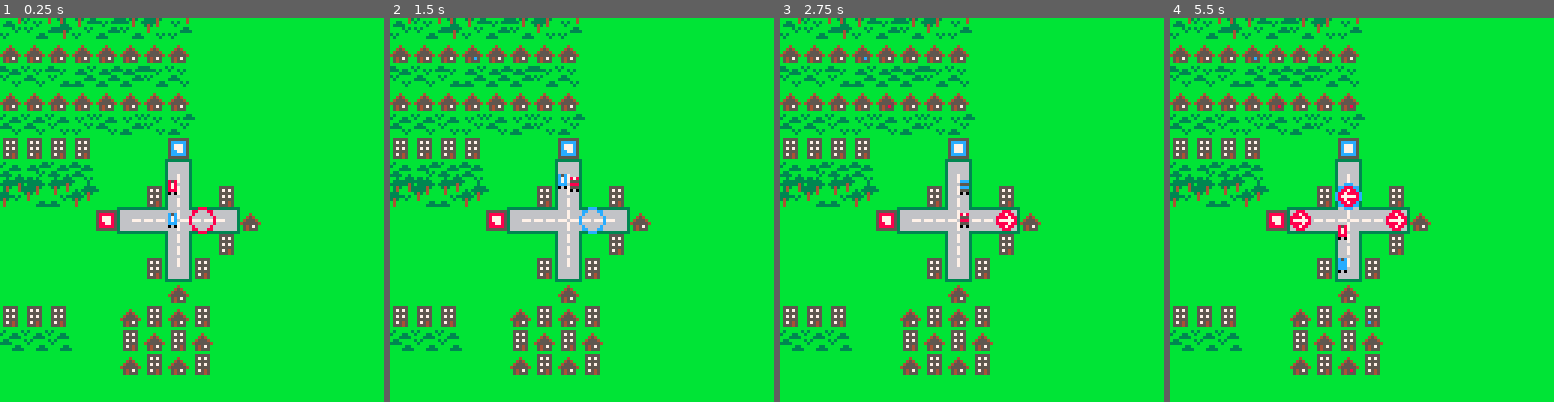
Above: before the commit, frames 1-4 (left to right).
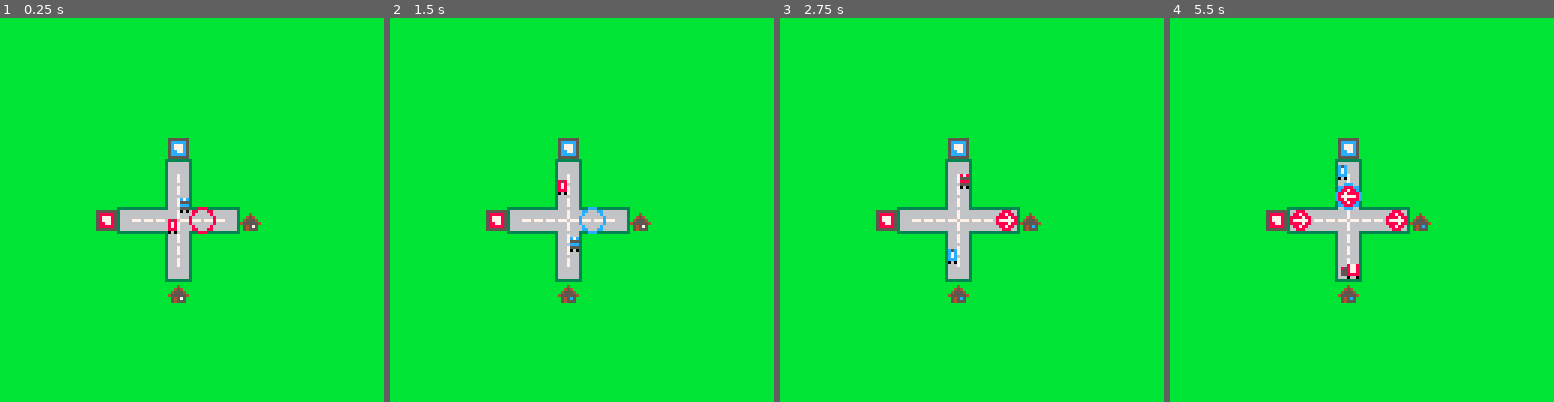
Above: after the commit, the same moments.

Repository: eddyashton/ld53
Game: PICO-8 cartridge delivery.p8
Same seed, same stepped clock (60 frames per second), same inputs: the game is played once before the commit and once after it.
Inputs:
- Up to frame 1 (0.25 s): no input
- Up to frame 2 (1.5 s): tap X (X key) at 0.33, 1.07 s; tap O (Z key) at 0.7 s
- Up to frame 3 (2.75 s): hold Right 1.6-2.1 s; tap O (Z key) at 1.7, 2.1, 2.5 s; tap X (X key) at 1.85 s; hold Up 2.15-2.42 s; hold Right from 2.47 s (still down)
- Up to frame 4 (5.5 s): tap O (Z key) every 0.4 s from 2.9 to 5.3 s; tap X (X key) at 2.97, 4.08, 5.2 s; release Right at 3.03 s; hold Left 3.08-3.58 s; hold Down 3.63-3.97 s; hold Right 4.02-4.68 s; hold Up 4.73-5.03 s; hold Left from 5.08 s (still down)

The runs differ from the first frame. In frame 1, 12% of the frame differs, in the area x 0-61%, y 0-93%; in frame 2, 12%; in frame 3, 12%; in frame 4, 12%, in the area x 0-67%, y 0-93%.

Commit message:
Delivery!

Diff:
--- a/delivery.p8
+++ b/delivery.p8
@@ -41,14 +41,27 @@
 
 _dbg_out = "dbg.out"
 
+function is_adj(_a, _b)
+ return
+  (_a.y == _b.y and (_a.x == _b.x-1 or _a.x == _b.x+1)) or
+  (_a.x == _b.x and (_a.y == _b.y-1 or _a.y == _b.y+1))
+end
+
 function adjacent_depot(c, blue)
  for d in all(depots) do
-  if d.blue == blue then
-   if
-    (c.y == d.pos.y and (c.x == d.pos.x-1 or c.x == d.pos.x+1)) or
-    (c.x == d.pos.x and (c.y == d.pos.y-1 or c.y == d.pos.y+1))
-    then
-     return d
+  if d.blue == blue and is_adj(c, d.pos) then
+   return d
+  end
+ end
+end
+
+function adjacent_demand(c, blue)
+ for d in all(dests) do
+  if is_adj(c, d.pos) then
+   for i, b in pairs(d.demand) do
+    if b == blue then
+     return d, i
+    end
    end
   end
  end
@@ -80,7 +93,11 @@
   end
  else
   -- if you're adjacent to a building, drop off!
-  --local adj_bld = adjacent_building(c, tr.blue)
+  local dest, to_remove = adjacent_demand(c, tr.blue)
+  if dest != nil then
+   tr.full = false
+   deli(dest.demand, to_remove)
+  end
  end
  return false
 end
@@ -307,6 +324,8 @@
  target.dir = nil
 
  next_demand_increase = t() + 1
+ score = 0
+ recent_scores = {}
 end
 
 function _init()
@@ -770,19 +789,19 @@
 00000000000000000000000000000000000000000000000000000000000000000000000000000000000000000000000000000000000000000000000000000000
 00000000000000000000000000000000000000000000000000000000000000000000000000000000000000000000000000000000000000000000000000000000
 00000000000000000000000000000000000000000000000000000000000000000000000000000000000000000000000000000000000000000000000000000000
-000000000000000000000000000000000000000000000000000000000000000033333333bbbbbbbbbbbbbbbbbbbbbb6bb6336bb6bb6bb633bbb6bbbbbb6bbbbb
-000000000000000000000000000000000000000000000000000000000000000055555555bbbbbbbbbbb666bb6666bb6bb6336bb6bb6bb633b666bb666b66666b
-000000000000000000000000000000000000000000000000000000000000000033333333bbbbbbbbbbb656bb6556bb6b6666666666666666b636666366656b6b
-000000000000000000000000000000000000000000000000000000000000000055555555bbbbbbbbbbb666666666bb6bb633655655655633b6355553656b6b6b
-000000000000000000000000000000000000000000000000000000000000000033333333bbbbbbbbbbb655555556bb6bb633655655655633b63555536565666b
-00000000000000000000000000000000000000000000000000000000000000009999bbbcbbbbbbbbbbc653111116bb6b66666666666666666666666666666566
-00000000000000000000000000000000000000000000000000000000000000003333bbb6bbbbbbbb6666111111166666b6556336556336bbb63633633655656b
-00000000000000000000000000000000000000000000000000000000000000003333bb96b9bbbbbbbb86111111116bbbb65563365c6336bbb66666666653656b
+0000000000000000000000000000000000000000000000000000000000000000bbbbbbbbbbbbbbbbbbbbbbbbbbbbbb6bb6336bb6bb6bb633bbb6bbbbbb6bbbbb
+0000000000000000000000000000000000000000000000000000000000000000bbbbbbbbbbbbbbbbbbb666bb6666bb6bb6336bb6bb6bb633b666bb666b66666b
+0000000000000000000000000000000000000000000000000000000000000000bbbbbbbbbbbbbbbbbbb656bb6556bb6b6666666666666666b636666366656b6b
+0000000000000000000000000000000000000000000000000000000000000000bbbbbbbbbbbbbbbbbbb666666666bb6bb633655655655633b6355553656b6b6b
+0000000000000000000000000000000000000000000000000000000000000000bbbbbbbbbbbbbbbbbbb655555556bb6bb633655655655633b63555536565666b
+0000000000000000000000000000000000000000000000000000000000000000bbbbbbbcbbbbbbbbbbc653111116bb6b66666666666666666666666666666566
+0000000000000000000000000000000000000000000000000000000000000000bbbbbbb6bbbbbbbb6666111111166666b6556336556336bbb63633633655656b
+0000000000000000000000000000000000000000000000000000000000000000bbbbbbb6bbbbbbbbbb86111111116bbbb65563365c6336bbb66666666653656b
 0000000000000000000000000000000000000000000000000000000000000000bbbb8666665bbbbbbbb6111111116bbb6666666666666666b56b56555553666b
-0000000000000000000000000000000000000000000000000000000000000000bbbbbbb6b9bbbbbbbbb6111111116bbb3655655633633633b56556b83c55636b
-0000000000000000000000000000000000000000000000000000000000000000bbbbbb969bbbbbbbbb66331111556bbb36586556336336336663666636666666
+0000000000000000000000000000000000000000000000000000000000000000bbbbbbb6bbbbbbbbbbb6111111116bbb3655655633633633b56556b83c55636b
+0000000000000000000000000000000000000000000000000000000000000000bbbbbbb6bbbbbbbbbb66331111556bbb36586556336336336663666636666666
 0000000000000000000000000000000000000000000000000000000000000000bbbbbbb5bbbbbbbbb6666333115566666666666666666666b6356b655356bb63
-0000000000000000000000000000000000000000000000000000000000000000999bb5959bbbbbbbb655663311556bbbb6556336556556bbb6356b6333566663
-0000000000000000000000000000000000000000000000000000000000000000333bb9595bbbbbbbb655566666666bbbb6556336556556bbb6656b6555555653
-0000000000000000000000000000000000000000000000000000000000000000bbbbb5959bbbbbbbb66666bbbbbb666b6666666666666666b3666b6666666653
+0000000000000000000000000000000000000000000000000000000000000000bbbbbbbbbbbbbbbbb655663311556bbbb6556336556556bbb6356b6333566663
+0000000000000000000000000000000000000000000000000000000000000000bbbbbbbbbbbbbbbbb655566666666bbbb6556336556556bbb6656b6555555653
+0000000000000000000000000000000000000000000000000000000000000000bbbbbbbbbbbbbbbbb66666bbbbbb666b6666666666666666b3666b6666666653
 0000000000000000000000000000000000000000000000000000000000000000bbbbbbbbbbbbbbbbbbbbbbbbbbbbbb6bb6bb6bb6bb6bb633bbb6bb5555633333
